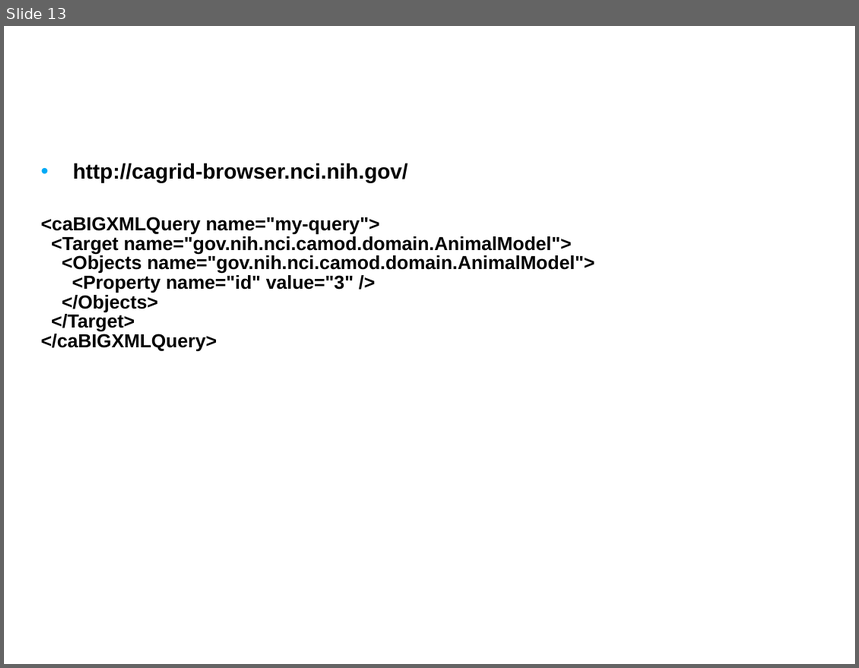
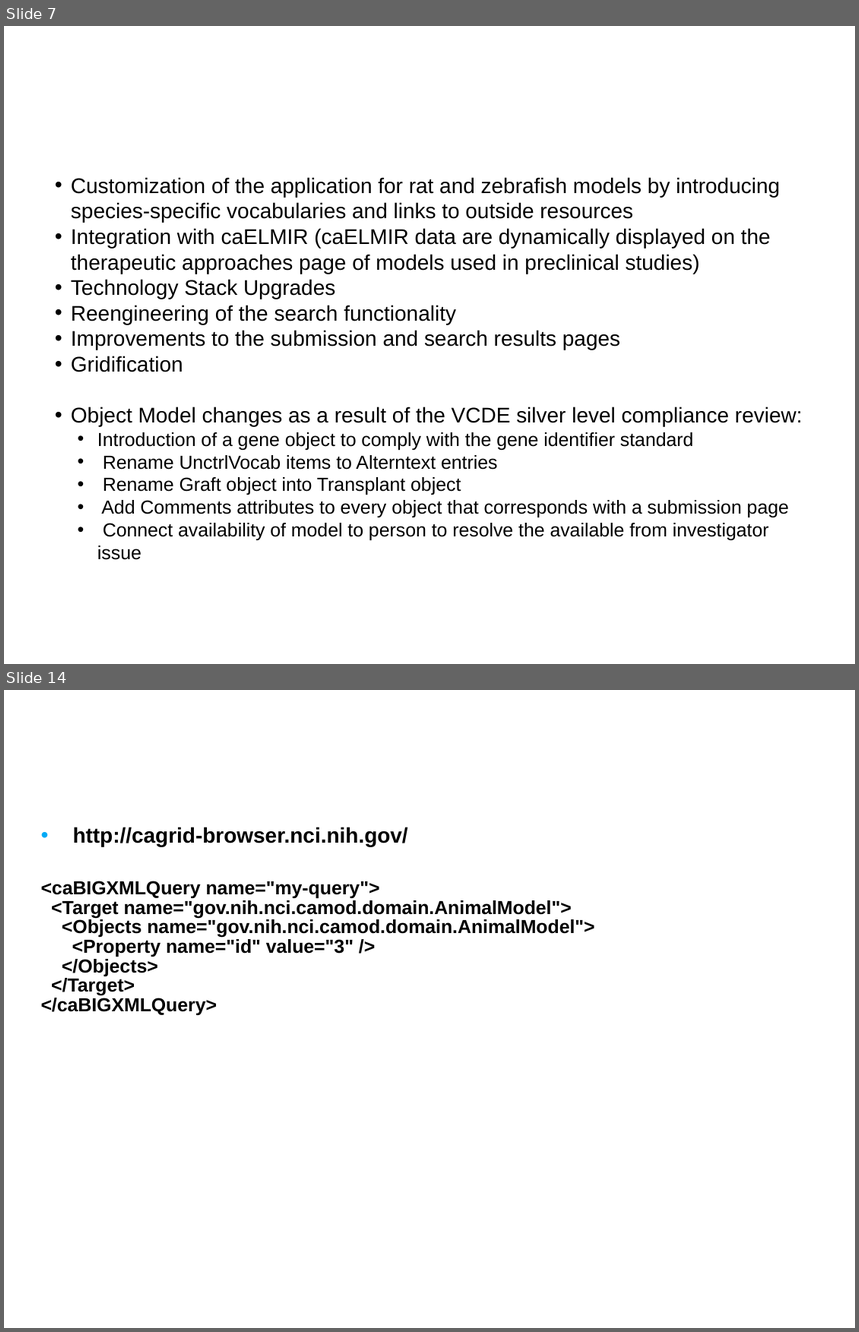
Before and after one commit to NCIP/camod-docs, a slide deck: CABIG compliance/caMOD 2.5 VCDE Submission/caMOD_Interoperability_Review_2009.ppt. Shown one above the other, each under a label of ours: slide 13 before the commit, slides 7 and 14 after it; the slides between them are not shown. The pictures are 859x668 and 859x1332 pixels, drawn with LibreOffice and Linux fonts; fonts in the diff are those of the drawing; background and template pictures are left out. Boxes give left, top, right and bottom in pixels: in the first picture for what was removed or moved away, otherwise in the second. Text is boxed around its words. In the diff, an @@ line names an element or a change of style, - is before the commit and + after.

```diff
--- a/CABIG compliance/caMOD 2.5 VCDE Submission/caMOD_Interoperability_Review_2009.ppt
+++ b/CABIG compliance/caMOD 2.5 VCDE Submission/caMOD_Interoperability_Review_2009.ppt
@@ slide 7 added at bbox=[4, 26, 855, 664], background picture (left out) @@
@@ title added at bbox=[47, 40, 819, 147], 24 pt, text #FFFFFF, bold @@
+Since we last talked …
+(Releases 2.3 – 2.5)
@@ text added at bbox=[71, 177, 803, 560], 18 pt, text #000000 @@
+• Customization of the application for rat and zebrafish models by introducing species-specific vocabularies and links to outside resources
+• Integration with caELMIR (caELMIR data are dynamically displayed on the therapeutic approaches page of models used in preclinical studies)
+• Technology Stack Upgrades
+• Reengineering of the search functionality
+• Improvements to the submission and search results pages
+• Gridification
+• Object Model changes as a result of the VCDE silver level compliance review:
+  • Introduction of a gene object to comply with the gene identifier standard
+  • Rename UnctrlVocab items to Alterntext entries
+  • Rename Graft object into Transplant object
+  • Add Comments attributes to every object that corresponds with a submission page
+  • Connect availability of model to person to resolve the available from investigator issue
@@ what was slide 13 is now slide 14 @@
```
Also in this commit, not shown: 6 slides changed, 5 other slides added, 6 slides removed.
